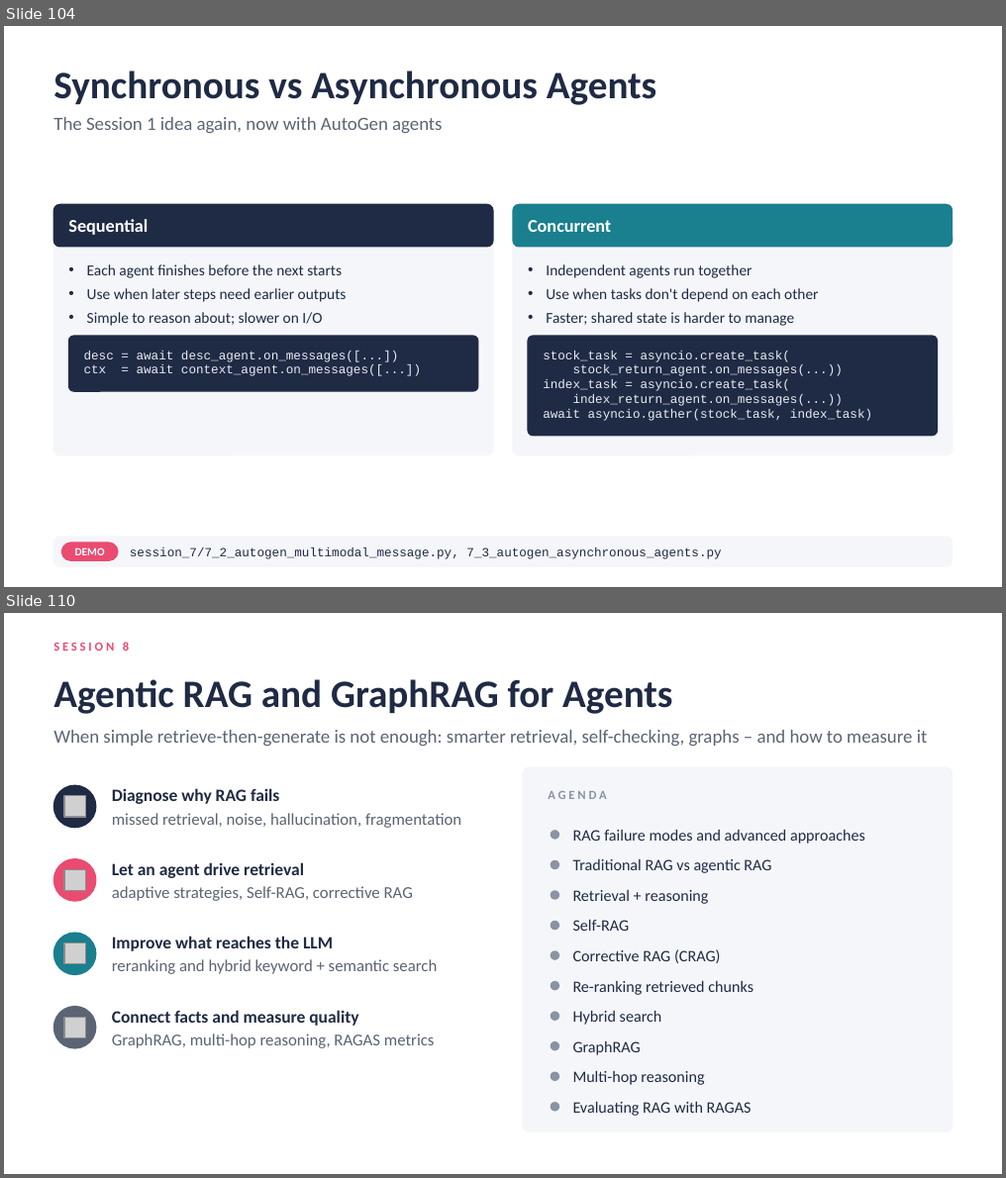
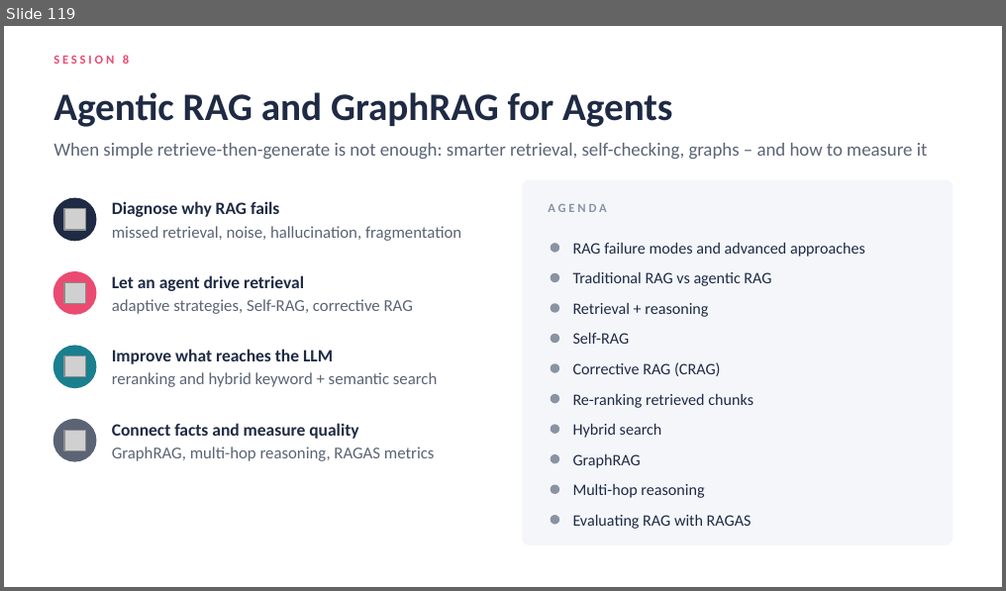
Before and after one commit to atulkahatecdac/agenticai, a slide deck: 16_PGP-Agentic/PGP_Agentic_AI.pptx. Shown one above the other, each under a label of ours: slides 104 and 110 before the commit, slide 119 after it; the slides between them are not shown. The pictures are 1006x1178 and 1006x591 pixels, drawn with LibreOffice and Linux fonts; fonts in the diff are those of the drawing; grey boxes stand for pictures. Boxes give left, top, right and bottom in pixels: in the first picture for what was removed or moved away, otherwise in the second. Text is boxed around its words. In the diff, an @@ line names an element or a change of style, - is before the commit and + after.

```diff
--- a/16_PGP-Agentic/PGP_Agentic_AI.pptx
+++ b/16_PGP-Agentic/PGP_Agentic_AI.pptx
@@ slide 104 removed at bbox=[4, 26, 1002, 587], background #FFFFFF @@
@@ title removed at bbox=[54, 71, 656, 105] @@
-Synchronous vs Asynchronous Agents
@@ text removed at bbox=[54, 117, 442, 133] @@
-The Session 1 idea again, now with AutoGen agents
@@ rounded rectangle removed at bbox=[54, 204, 493, 455] @@
@@ rounded rectangle removed at bbox=[54, 204, 493, 247] @@
@@ text removed at bbox=[68, 219, 148, 235] @@
-Sequential
@@ rounded rectangle removed at bbox=[513, 204, 952, 455] @@
@@ rounded rectangle removed at bbox=[513, 204, 952, 247] @@
@@ text removed at bbox=[528, 220, 611, 232] @@
-Concurrent
@@ text removed at bbox=[87, 265, 347, 326] @@
-• Each agent finishes before the next starts
-• Use when later steps need earlier outputs
-• Simple to reason about; slower on I/O
@@ text removed at bbox=[546, 265, 818, 326] @@
-• Independent agents run together
-• Use when tasks don't depend on each other
-• Faster; shared state is harder to manage
@@ rounded rectangle removed at bbox=[69, 336, 478, 392] @@
@@ text removed at bbox=[84, 351, 421, 376] @@
-desc = await desc_agent.on_messages([...])
-ctx = await context_agent.on_messages([...])
@@ rounded rectangle removed at bbox=[528, 336, 937, 436] @@
@@ text removed at bbox=[543, 351, 872, 421] @@
-stock_task = asyncio.create_task(
-stock_return_agent.on_messages(...))
-index_task = asyncio.create_task(
-index_return_agent.on_messages(...))
-await asyncio.gather(stock_task, index_task)
@@ rounded rectangle removed at bbox=[54, 537, 952, 567] @@
@@ rounded rectangle removed at bbox=[61, 543, 118, 561] @@
@@ text removed at bbox=[75, 548, 105, 556] @@
-DEMO
@@ text removed at bbox=[130, 548, 721, 560] @@
-session_7/7_2_autogen_multimodal_message.py, 7_3_autogen_asynchronous_agents.py
@@ what was slide 110 is now slide 119 @@
```
Also in this commit, not shown: 4 slides changed, 19 slides added, 9 other slides removed, 31 other files.
